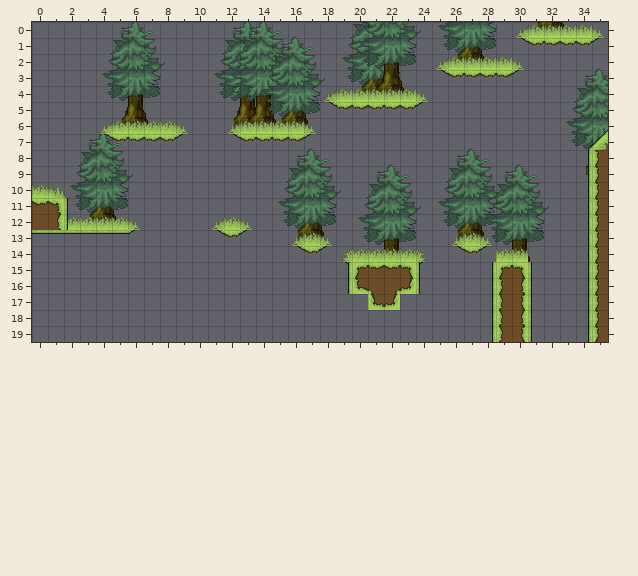
Tiled map: Assets/Tiled/Maps/FOREST-P3-P4.tmx. That is the earlier state.
Cells are 16x16 px. Shown: x 0..35, y 0..19.
Once edited:
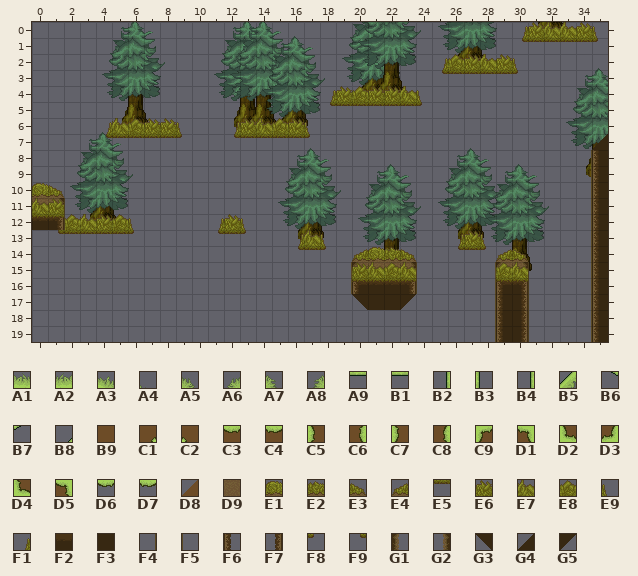
Key: from "FORESTSHEET": A1 0, A2 0 flipped left-right, A3 1, A4 2, A5 3, A6 3 flipped left-right, A7 3 flipped on the other diagonal, A8 3 turned 270, A9 8, B1 8 flipped left-right, B2 8 flipped on the other diagonal, B3 8 turned 270, B4 8 turned 90, B5 11 turned 90, B6 18, B7 18 flipped left-right, B8 19 turned 90; from "forest-floorset": B9 0, C1 1 flipped on the other diagonal, C2 1 turned 270, C3 4, C4 4 flipped left-right, C5 4 flipped on the diagonal, C6 4 flipped on the other diagonal, C7 4 turned 270, C8 4 turned 90, C9 5, D1 5 flipped left-right, D2 5 flipped up-down, D3 5 turned 180, D4 5 turned 270, D5 5 turned 90, D6 8, D7 8 flipped left-right, D8 15 turned 270; from "forest-tileset-test": D9 0, E1 2, E2 3, E3 4, E4 4 flipped left-right, E5 8, E6 9, E7 10, E8 11, E9 12, F1 12 flipped left-right, F2 18, F3 19, F4 26, F5 26 flipped left-right, F6 27, F7 27 flipped left-right, F8 28, F9 28 flipped left-right, G1 35, G2 35 flipped left-right, G3 36 flipped on the diagonal, G4 36 turned 270, G5 36 turned 90.
__ is an empty cell, .. an unchanged one.
The exact change:
--- layer "Floorground trim"
@@ x 30..35 @@
- 0 A6 A2 A2 A2 A2 A5
+ 0 F1 E6 E7 E7 E6 E9
@@ x 25..30 @@
- 2 A6 A2 A2 A2 A2 A5
+ 2 F1 E8 E6 E7 E6 E9
@@ x 18..24 @@
- 4 A6 A2 A2 A2 A2 A2 A5
+ 4 F1 E6 E8 E6 E6 E7 E9
@@ x 4..17 @@
- 6 A6 A2 A1 A1 A1 A5 .. .. A6 A2 A2 A2 A2 A5
+ 6 F1 E7 E8 E6 E6 E9 .. .. F1 E6 E7 E8 E6 E9
@@ x 0..2 @@
-10 A1 A3 A4
+10 E1 E3 __
@@ x 2..30 @@
-12 A1 A1 A1 A1 A5 .. .. .. .. A6 A1 A5 .. .. .. .. .. .. .. .. .. .. .. .. .. .. .. .. ..
-13 .. .. .. .. .. .. .. .. .. .. .. .. .. .. A6 A1 A5 .. .. .. .. .. .. .. A6 A1 A5 .. ..
-14 .. .. .. .. .. .. .. .. .. .. .. .. .. .. .. .. .. A8 A1 A1 A1 A1 A7 .. .. .. .. A1 A1
+12 E8 E7 E6 E8 E9 .. .. .. .. F1 E6 E9 .. .. .. .. .. .. .. .. .. .. .. .. .. .. .. .. ..
+13 .. .. .. .. .. .. .. .. .. .. .. .. .. .. F1 E7 E9 .. .. .. .. .. .. .. F1 E6 E9 .. ..
+14 .. .. .. .. .. .. .. .. .. .. .. .. .. .. .. .. .. __ E4 E1 E2 E3 __ .. .. .. .. E4 E3
--- layer "Floor"
@@ x 0..35 @@
- 7 .. .. .. .. .. .. .. .. .. .. .. .. .. .. .. .. .. .. .. .. .. .. .. .. .. .. .. .. .. .. .. .. .. .. .. D8
- 8 .. .. .. .. .. .. .. .. .. .. .. .. .. .. .. .. .. .. .. .. .. .. .. .. .. .. .. .. .. .. .. .. .. .. .. C7
- 9 .. .. .. .. .. .. .. .. .. .. .. .. .. .. .. .. .. .. .. .. .. .. .. .. .. .. .. .. .. .. .. .. .. .. .. C7
-10 .. .. .. .. .. .. .. .. .. .. .. .. .. .. .. .. .. .. .. .. .. .. .. .. .. .. .. .. .. .. .. .. .. .. .. C7
-11 C3 D5 .. .. .. .. .. .. .. .. .. .. .. .. .. .. .. .. .. .. .. .. .. .. .. .. .. .. .. .. .. .. .. .. .. C7
-12 B9 C8 .. .. .. .. .. .. .. .. .. .. .. .. .. .. .. .. .. .. .. .. .. .. .. .. .. .. .. .. .. .. .. .. .. C7
-13 A9 A9 .. .. .. .. .. .. .. .. .. .. .. .. .. .. .. .. .. .. .. .. .. .. .. .. .. .. .. .. .. .. .. .. .. C7
-14 .. .. .. .. .. .. .. .. .. .. .. .. .. .. .. .. .. .. .. .. .. .. .. .. .. .. .. .. .. .. .. .. .. .. .. C7
-15 .. .. .. .. .. .. .. .. .. .. .. .. .. .. .. .. .. .. .. B6 C9 C4 C3 D1 B7 .. .. .. .. C9 D1 .. .. .. .. C7
-16 .. .. .. .. .. .. .. .. .. .. .. .. .. .. .. .. .. .. .. .. D4 C2 C1 D3 .. .. .. .. .. C7 C8 .. .. .. .. C7
-17 .. .. .. .. .. .. .. .. .. .. .. .. .. .. .. .. .. .. .. .. __ D2 D3 __ .. .. .. .. .. C5 C6 .. .. .. .. C7
-18 .. .. .. .. .. .. .. .. .. .. .. .. .. .. .. .. .. .. .. .. .. .. .. .. .. .. .. .. .. C5 C8 .. .. .. .. C7
-19 .. .. .. .. .. .. .. .. .. .. .. .. .. .. .. .. .. .. .. .. .. .. .. .. .. .. .. .. .. C5 C6 .. .. .. .. C7
+ 7 .. .. .. .. .. .. .. .. .. .. .. .. .. .. .. .. .. .. .. .. .. .. .. .. .. .. .. .. .. .. .. .. .. .. .. G4
+ 8 .. .. .. .. .. .. .. .. .. .. .. .. .. .. .. .. .. .. .. .. .. .. .. .. .. .. .. .. .. .. .. .. .. .. .. F3
+ 9 .. .. .. .. .. .. .. .. .. .. .. .. .. .. .. .. .. .. .. .. .. .. .. .. .. .. .. .. .. .. .. .. .. .. .. F3
+10 .. .. .. .. .. .. .. .. .. .. .. .. .. .. .. .. .. .. .. .. .. .. .. .. .. .. .. .. .. .. .. .. .. .. .. F3
+11 D9 D9 .. .. .. .. .. .. .. .. .. .. .. .. .. .. .. .. .. .. .. .. .. .. .. .. .. .. .. .. .. .. .. .. .. F3
+12 F2 F2 .. .. .. .. .. .. .. .. .. .. .. .. .. .. .. .. .. .. .. .. .. .. .. .. .. .. .. .. .. .. .. .. .. F3
+13 __ __ .. .. .. .. .. .. .. .. .. .. .. .. .. .. .. .. .. .. .. .. .. .. .. .. .. .. .. .. .. .. .. .. .. F3
+14 .. .. .. .. .. .. .. .. .. .. .. .. .. .. .. .. .. .. .. .. .. .. .. .. .. .. .. .. .. .. .. .. .. .. .. F3
+15 .. .. .. .. .. .. .. .. .. .. .. .. .. .. .. .. .. .. .. __ D9 D9 D9 D9 __ .. .. .. .. D9 D9 .. .. .. .. F3
+16 .. .. .. .. .. .. .. .. .. .. .. .. .. .. .. .. .. .. .. .. F2 F2 F2 F2 .. .. .. .. .. F2 F2 .. .. .. .. F3
+17 .. .. .. .. .. .. .. .. .. .. .. .. .. .. .. .. .. .. .. .. G3 F3 F3 G5 .. .. .. .. .. F3 F3 .. .. .. .. F3
+18 .. .. .. .. .. .. .. .. .. .. .. .. .. .. .. .. .. .. .. .. .. .. .. .. .. .. .. .. .. F3 F3 .. .. .. .. F3
+19 .. .. .. .. .. .. .. .. .. .. .. .. .. .. .. .. .. .. .. .. .. .. .. .. .. .. .. .. .. F3 F3 .. .. .. .. F3
--- layer "Platforms"
@@ x 30..35 @@
- 1 B6 D6 D7 D6 D6 B7
+ 1 F9 E5 E5 E5 E5 F8
@@ x 25..30 @@
- 3 B6 D6 D7 D6 D7 B7
+ 3 F9 E5 E5 E5 E5 F8
@@ x 18..24 @@
- 5 B6 D7 D7 D6 D7 D6 B7
+ 5 F9 E5 E5 E5 E5 E5 F8
@@ x 4..17 @@
- 7 B6 D6 D7 D7 D6 B7 .. .. B6 D6 D6 D7 D7 B7
+ 7 F9 E5 E5 E5 E5 F8 .. .. F9 E5 E5 E5 E5 F8
@@ x 1..28 @@
-13 __ B1 B1 B1 A9 B7 .. .. .. .. B6 D6 B7 .. .. .. .. .. .. .. .. .. .. .. .. .. .. ..
-14 .. .. .. .. .. .. .. .. .. .. .. .. .. .. .. B6 D6 B7 .. .. .. .. .. .. .. B6 D6 B7
+13 F9 E5 E5 E5 E5 F8 .. .. .. .. F9 E5 F8 .. .. .. .. .. .. .. .. .. .. .. .. .. .. ..
+14 .. .. .. .. .. .. .. .. .. .. .. .. .. .. .. F9 E5 F8 .. .. .. .. .. .. .. F9 E5 F8
--- layer "Walls"
@@ x 1..35 @@
- 6 .. .. .. .. .. .. .. .. .. .. .. .. .. .. .. .. .. .. .. .. .. .. .. .. .. .. .. .. .. .. .. .. .. .. B8
- 7 .. .. .. .. .. .. .. .. .. .. .. .. .. .. .. .. .. .. .. .. .. .. .. .. .. .. .. .. .. .. .. .. .. B8 B5
- 8 .. .. .. .. .. .. .. .. .. .. .. .. .. .. .. .. .. .. .. .. .. .. .. .. .. .. .. .. .. .. .. .. .. B4 __
- 9 .. .. .. .. .. .. .. .. .. .. .. .. .. .. .. .. .. .. .. .. .. .. .. .. .. .. .. .. .. .. .. .. .. B4 __
-10 .. .. .. .. .. .. .. .. .. .. .. .. .. .. .. .. .. .. .. .. .. .. .. .. .. .. .. .. .. .. .. .. .. B4 __
-11 __ B3 .. .. .. .. .. .. .. .. .. .. .. .. .. .. .. .. .. .. .. .. .. .. .. .. .. .. .. .. .. .. .. B4 __
-12 __ B3 .. .. .. .. .. .. .. .. .. .. .. .. .. .. .. .. .. .. .. .. .. .. .. .. .. .. .. .. .. .. .. B4 __
-13 .. .. .. .. .. .. .. .. .. .. .. .. .. .. .. .. .. .. .. .. .. .. .. .. .. .. .. .. .. .. .. .. .. B4 __
-14 .. .. .. .. .. .. .. .. .. .. .. .. .. .. .. .. .. .. .. .. .. .. .. .. .. .. .. .. .. .. .. .. .. B4 __
-15 .. .. .. .. .. .. .. .. .. .. .. .. .. .. .. .. .. .. B2 __ .. .. __ B3 .. .. .. B2 __ __ B3 .. .. B2 __
-16 .. .. .. .. .. .. .. .. .. .. .. .. .. .. .. .. .. .. B2 __ .. .. __ B3 .. .. .. B2 __ __ B3 .. .. B2 __
-17 .. .. .. .. .. .. .. .. .. .. .. .. .. .. .. .. .. .. .. .. .. .. .. .. .. .. .. B2 __ __ B3 .. .. B2 __
-18 .. .. .. .. .. .. .. .. .. .. .. .. .. .. .. .. .. .. .. .. .. .. .. .. .. .. .. B2 __ __ B3 .. .. B2 __
-19 .. .. .. .. .. .. .. .. .. .. .. .. .. .. .. .. .. .. .. .. .. .. .. .. .. .. .. B2 __ __ B3 .. .. B2 __
+ 6 .. .. .. .. .. .. .. .. .. .. .. .. .. .. .. .. .. .. .. .. .. .. .. .. .. .. .. .. .. .. .. .. .. .. __
+ 7 .. .. .. .. .. .. .. .. .. .. .. .. .. .. .. .. .. .. .. .. .. .. .. .. .. .. .. .. .. .. .. .. .. __ __
+ 8 .. .. .. .. .. .. .. .. .. .. .. .. .. .. .. .. .. .. .. .. .. .. .. .. .. .. .. .. .. .. .. .. .. F4 F6
+ 9 .. .. .. .. .. .. .. .. .. .. .. .. .. .. .. .. .. .. .. .. .. .. .. .. .. .. .. .. .. .. .. .. .. F4 F6
+10 .. .. .. .. .. .. .. .. .. .. .. .. .. .. .. .. .. .. .. .. .. .. .. .. .. .. .. .. .. .. .. .. .. F4 F6
+11 G2 F5 .. .. .. .. .. .. .. .. .. .. .. .. .. .. .. .. .. .. .. .. .. .. .. .. .. .. .. .. .. .. .. F4 F6
+12 F7 F5 .. .. .. .. .. .. .. .. .. .. .. .. .. .. .. .. .. .. .. .. .. .. .. .. .. .. .. .. .. .. .. F4 F6
+13 .. .. .. .. .. .. .. .. .. .. .. .. .. .. .. .. .. .. .. .. .. .. .. .. .. .. .. .. .. .. .. .. .. F4 F6
+14 .. .. .. .. .. .. .. .. .. .. .. .. .. .. .. .. .. .. .. .. .. .. .. .. .. .. .. .. .. .. .. .. .. F4 F6
+15 .. .. .. .. .. .. .. .. .. .. .. .. .. .. .. .. .. .. F4 G1 .. .. G2 F5 .. .. .. F4 G1 G2 F5 .. .. F4 F6
+16 .. .. .. .. .. .. .. .. .. .. .. .. .. .. .. .. .. .. F4 F6 .. .. F7 F5 .. .. .. F4 F6 F7 F5 .. .. F4 F6
+17 .. .. .. .. .. .. .. .. .. .. .. .. .. .. .. .. .. .. .. .. .. .. .. .. .. .. .. F4 F6 F7 F5 .. .. F4 F6
+18 .. .. .. .. .. .. .. .. .. .. .. .. .. .. .. .. .. .. .. .. .. .. .. .. .. .. .. F4 F6 F7 F5 .. .. F4 F6
+19 .. .. .. .. .. .. .. .. .. .. .. .. .. .. .. .. .. .. .. .. .. .. .. .. .. .. .. F4 F6 F7 F5 .. .. F4 F6
--- layer "Decor"
@@ x 0..1 @@
-11 __ __
-12 __ __
+11 E7 E6
+12 E5 E5
@@ x 20..30 @@
-15 __ __ __ __ .. .. .. .. .. __ __
-16 __ __ __ __ .. .. .. .. .. __ __
+15 E6 E7 E8 E7 .. .. .. .. .. E8 E7
+16 E5 E5 E5 E5 .. .. .. .. .. E5 E5
